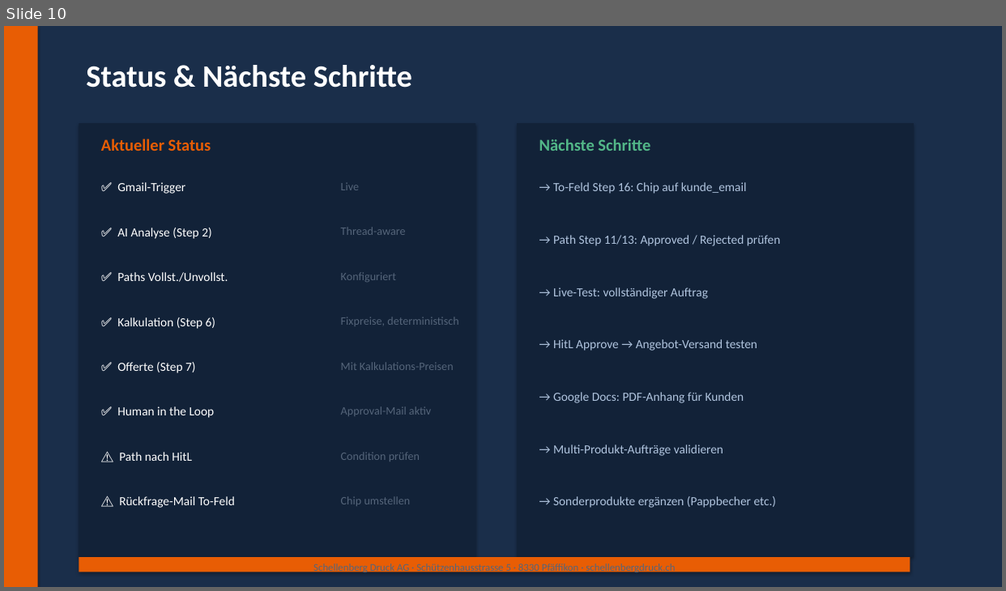
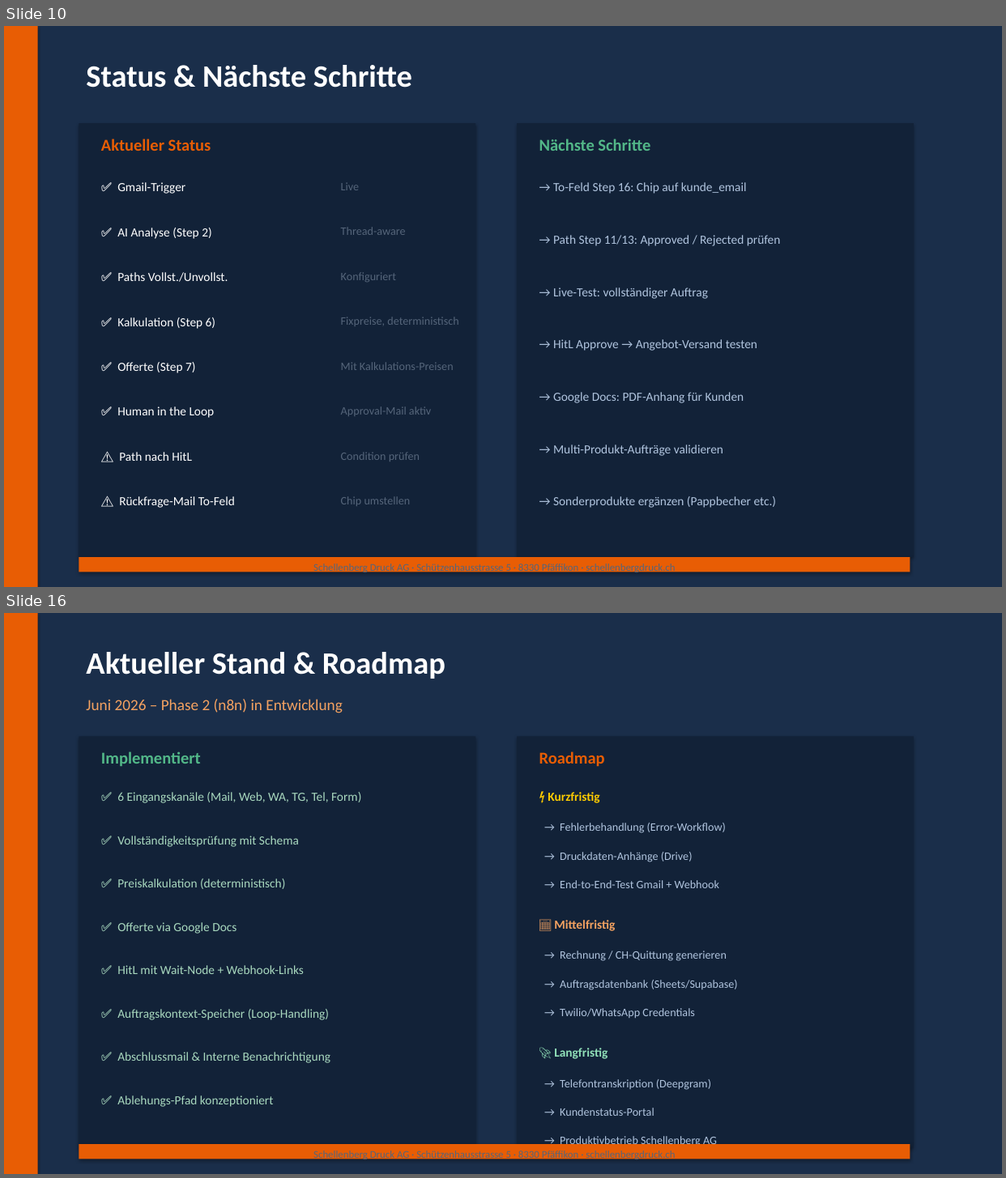
Before and after one commit to pglinz96-creator/zapier-json-schema, a slide deck: KI_Auftragsannahme_Schellenberg.pptx. Shown one above the other, each under a label of ours: slide 10 before the commit, slides 10 and 16 after it; the slides between them are not shown. The pictures are 1006x591 and 1006x1178 pixels, drawn with LibreOffice and Linux fonts; fonts in the diff are those of the drawing. Boxes give left, top, right and bottom in pixels: in the first picture for what was removed or moved away, otherwise in the second. Text is boxed around its words. In the diff, an @@ line names an element or a change of style, - is before the commit and + after.

```diff
--- a/KI_Auftragsannahme_Schellenberg.pptx
+++ b/KI_Auftragsannahme_Schellenberg.pptx
@@ slide 16 added at box(4, 613, 1002, 1174), background #1A2E4A @@
@@ rectangle added at box(4, 613, 38, 1174), fill #E85D04 @@
@@ text added at box(86, 652, 445, 679), 30 pt, text #FFFFFF, bold @@
+Aktueller Stand & Roadmap
@@ text added at box(86, 699, 342, 713), 15 pt, text #F4A261 @@
+Juni 2026 – Phase 2 (n8n) in Entwicklung
@@ rectangle added at box(79, 736, 475, 1148), fill #122238 @@
@@ text added at box(101, 752, 201, 766), 16 pt, text #52B788, bold @@
+Implementiert
@@ rectangle added at box(517, 736, 914, 1148), fill #122238 @@
@@ text added at box(539, 752, 605, 767), 16 pt, text #E85D04, bold @@
+Roadmap
@@ text added at box(117, 792, 361, 803), 12 pt, text #A8D8BE @@
+✅ 6 Eingangskanäle (Mail, Web, WA, TG, Tel, Form)
@@ text added at box(548, 792, 599, 803), 12 pt, text #FFCC00, bold @@
+⚡ Kurzfristig
@@ text added at box(560, 823, 726, 833), 11 pt, text #B0C4DE @@
+→ Fehlerbehandlung (Error-Workflow)
@@ text added at box(117, 836, 299, 847), 12 pt, text #A8D8BE @@
+✅ Vollständigkeitsprüfung mit Schema
@@ text added at box(560, 852, 692, 862), 11 pt, text #B0C4DE @@
+→ Druckdaten-Anhänge (Drive)
@@ text added at box(117, 879, 285, 889), 12 pt, text #A8D8BE @@
+✅ Preiskalkulation (deterministisch)
@@ text added at box(560, 880, 719, 888), 11 pt, text #B0C4DE @@
+→ End-to-End-Test Gmail + Webhook
@@ text added at box(117, 922, 236, 934), 12 pt, text #A8D8BE @@
+✅ Offerte via Google Docs
@@ text added at box(554, 920, 615, 931), 12 pt, text #F4A261, bold @@
+📅 Mittelfristig
@@ text added at box(560, 951, 726, 961), 11 pt, text #B0C4DE @@
+→ Rechnung / CH-Quittung generieren
@@ text added at box(117, 965, 304, 974), 12 pt, text #A8D8BE @@
+✅ HitL mit Wait-Node + Webhook-Links
@@ text added at box(560, 980, 738, 990), 11 pt, text #B0C4DE @@
+→ Auftragsdatenbank (Sheets/Supabase)
@@ text added at box(117, 1009, 329, 1020), 12 pt, text #A8D8BE @@
+✅ Auftragskontext-Speicher (Loop-Handling)
@@ text added at box(560, 1008, 695, 1019), 11 pt, text #B0C4DE @@
+→ Twilio/WhatsApp Credentials
@@ text added at box(554, 1048, 607, 1059), 12 pt, text #90E0B8, bold @@
+🚀 Langfristig
@@ text added at box(117, 1052, 331, 1063), 12 pt, text #A8D8BE @@
+✅ Abschlussmail & Interne Benachrichtigung
@@ text added at box(117, 1096, 274, 1107), 12 pt, text #A8D8BE @@
+✅ Ablehungs-Pfad konzeptioniert
@@ text added at box(560, 1080, 711, 1090), 11 pt, text #B0C4DE @@
+→ Telefontranskription (Deepgram)
@@ text added at box(560, 1108, 654, 1116), 11 pt, text #B0C4DE @@
+→ Kundenstatus-Portal
@@ rectangle added at box(79, 1144, 910, 1160), fill #E85D04 @@
@@ text added at box(560, 1135, 717, 1148), 11 pt, text #B0C4DE @@
+→ Produktivbetrieb Schellenberg AG
@@ text added at box(313, 1151, 675, 1161), 10 pt, text #55657A @@
+Schellenberg Druck AG · Schützenhausstrasse 5 · 8330 Pfäffikon · schellenbergdruck.ch
```
Also in this commit, not shown: 5 other slides added, 1 other file.
